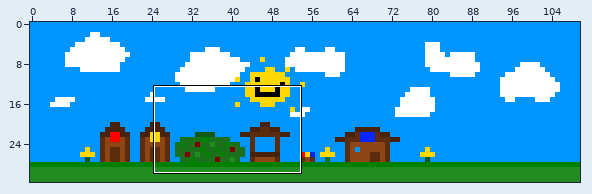
Two versions of a level (Tiled map, Color Quest/Color Quest/assets/TileMaps/Tutorial.tmx). The picture above shows the old version from afar; the outline marks the close-up.
Close-up. First the earlier version:
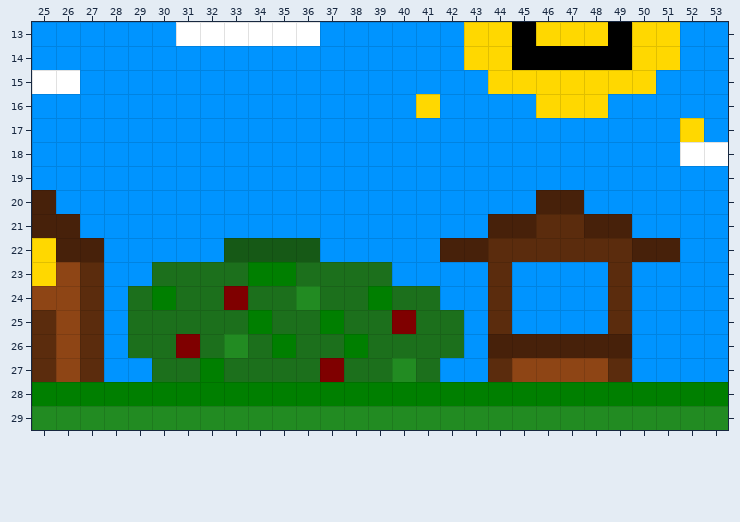
Cells are 32x32 px. Shown: x 25..53, y 13..29. The commit also changed other parts of the map, which this record leaves out.
The same view after the edit:
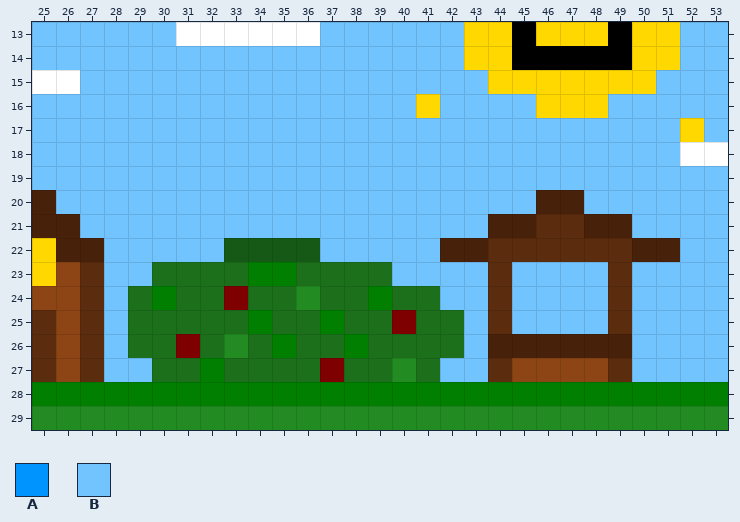
Key: from "color_tiles_tileset": A 52, B 54.
_ is an empty cell.
What changed:
Layer "Blue":
The author changed tile A to tile B in row 13 at x 25 to 30, 37 to 42 and 52 to 53; in row 14 at x 25 to 42 and 52 to 53; in row 15 at x 27 to 43 and 51 to 53; in row 16 at x 25 to 40, 42 to 45 and 49 to 53; in row 17 at x 25 to 51 and 53; in row 18 at x 25 to 51.
The author changed tile A to tile B in row 19 at x 25 to 53; in row 20 at x 26 to 45 and 48 to 53; in row 21 at x 27 to 43 and 50 to 53; in row 22 at x 28 to 32, 37 to 41 and 52 to 53; in row 23 at x 28 to 29, 40 to 43, 45 to 48 and 50 to 53; in row 24 at x 28, 42 to 43, 45 to 48 and 50 to 53.
The author changed tile A to tile B in row 25 at x 28, 43, 45 to 48 and 50 to 53; in row 26 at x 28, 43 and 50 to 53; in row 27 at x 28 to 29, 42 to 43 and 50 to 53.
Changed places in both close-ups, as pixel boxes (x1, y1, x2, y2):
changed: (32, 22, 728, 382)
